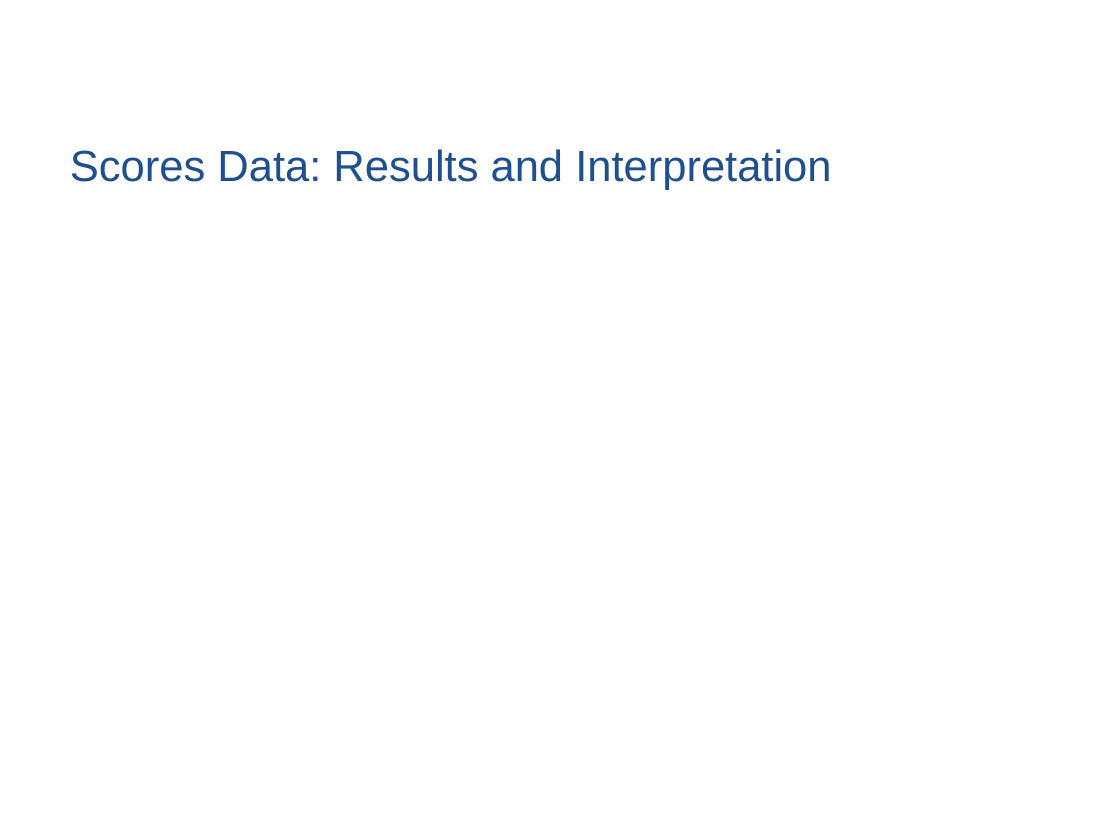
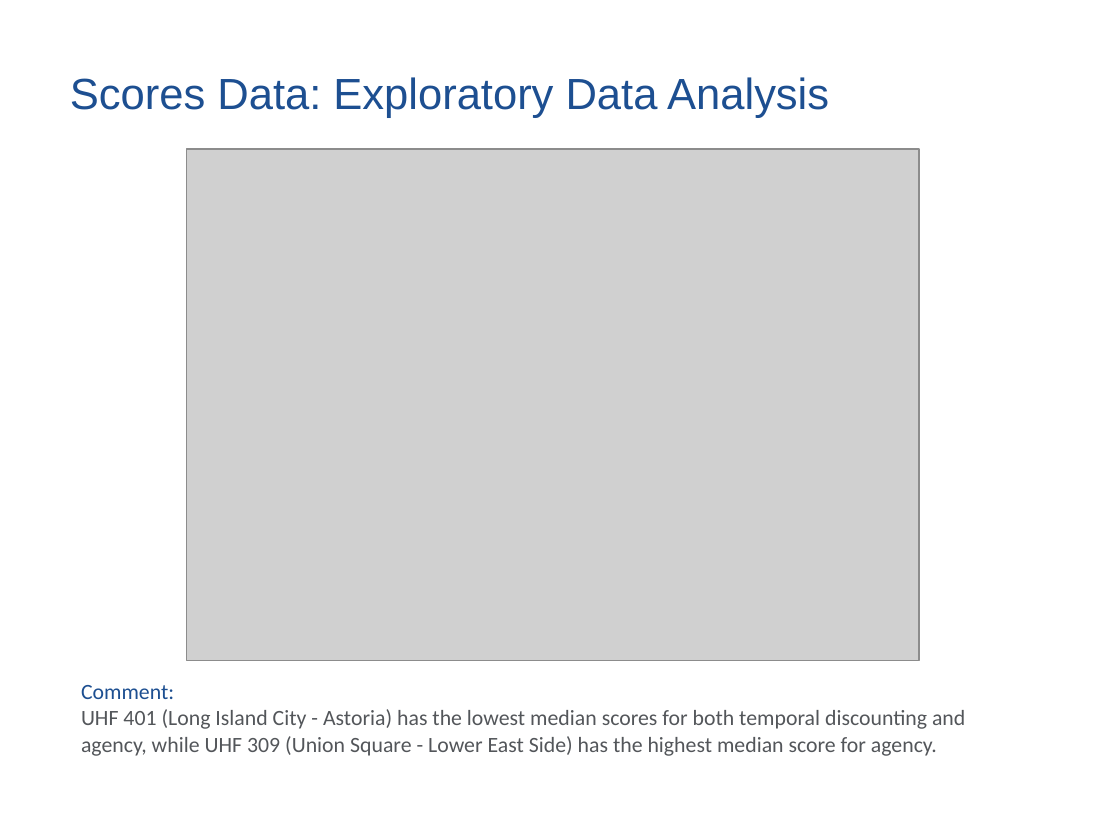
Before and after one commit to huanyuchen0823/mapping, a slide deck: slide 5 of update_pre.pptx. Drawn at 1120x840 pixels with LibreOffice and Linux fonts; fonts in the diff are those of the drawing; grey boxes stand for pictures; background and template pictures are left out. Boxes give left, top, right and bottom in pixels: in the first picture for what was removed or moved away, otherwise in the second. Text is boxed around its words. In the diff, an @@ line names an element or a change of style, - is before the commit and + after.

```diff
--- a/update_pre.pptx
+++ b/update_pre.pptx
@@ title at <box>70,77,829,118</box>: text changed @@
-Scores Data: Results and Interpretation
+Scores Data: Exploratory Data Analysis
@@ picture added at <box>187,149,920,661</box> @@
@@ text added at <box>81,685,965,756</box>, 14 pt, text #53565A @@
+Comment:
+UHF 401 (Long Island City - Astoria) has the lowest median scores for both temporal discounting and agency, while UHF 309 (Union Square - Lower East Side) has the highest median score for agency.
```
Also in this commit, not shown: 6 other slides changed, 2 slides added, 2 slides removed, 6 other files.
